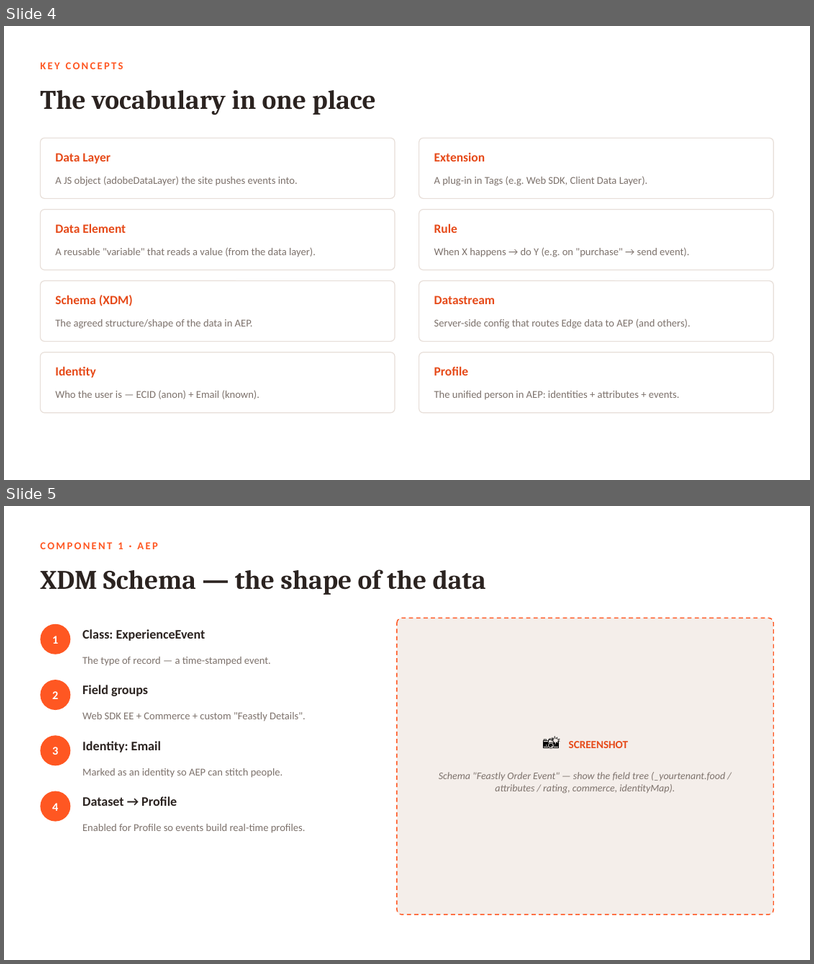
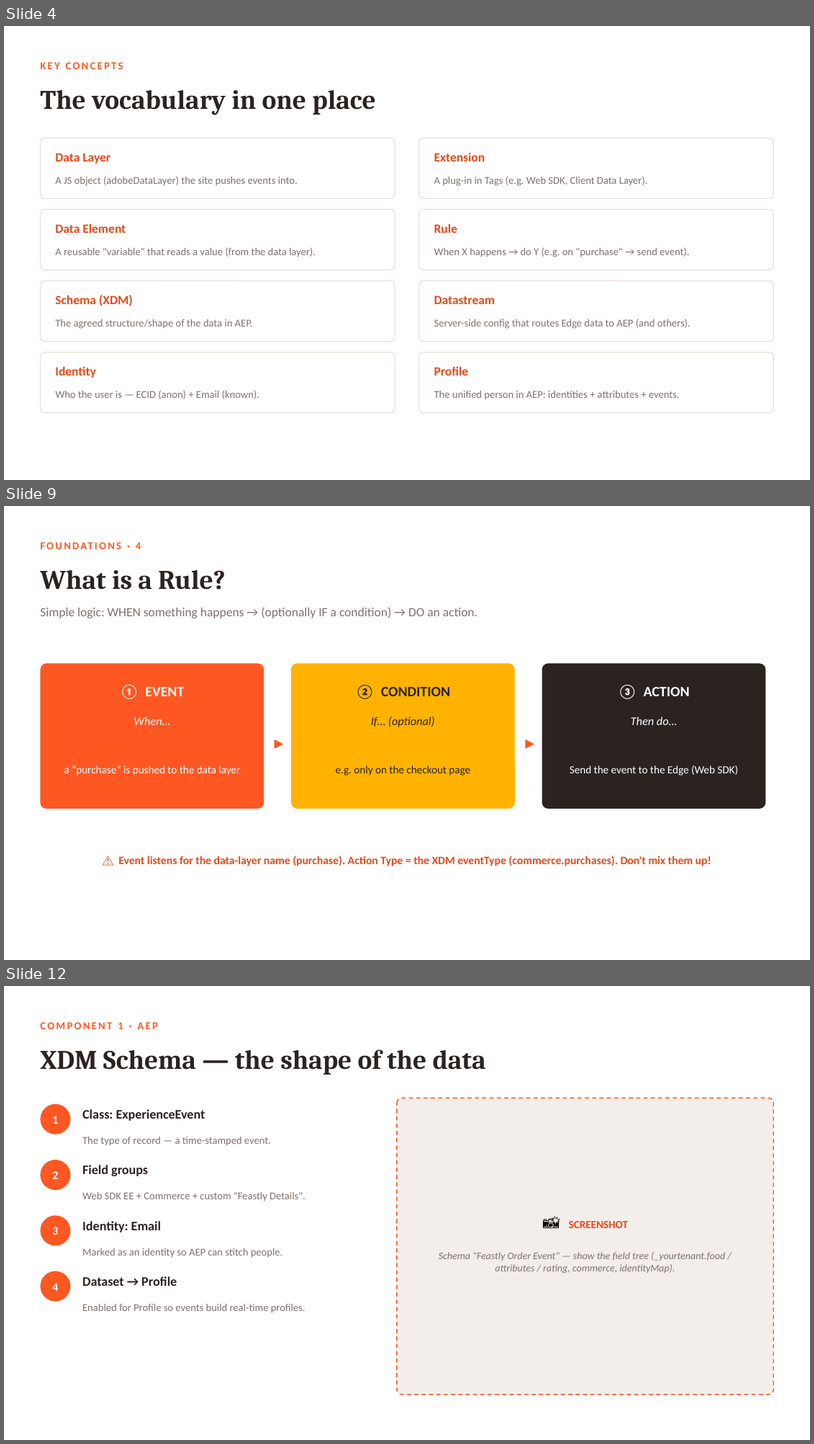
Before and after one commit to princeparvat80/aep-data-collection-food-demo, a slide deck: presentation/Feastly-DataCollection-to-AEP.pptx. Shown one above the other, each under a label of ours: slides 4 and 5 before the commit, slides 4, 9 and 12 after it; the slides between them are not shown. The pictures are 814x964 and 814x1444 pixels, drawn with LibreOffice and Linux fonts; fonts in the diff are those of the drawing. Boxes give left, top, right and bottom in pixels: in the first picture for what was removed or moved away, otherwise in the second. Text is boxed around its words. In the diff, an @@ line names an element or a change of style, - is before the commit and + after.

```diff
--- a/presentation/Feastly-DataCollection-to-AEP.pptx
+++ b/presentation/Feastly-DataCollection-to-AEP.pptx
@@ slide 9 added at <box>4,506,810,960</box>, background #FFFFFF @@
@@ text added at <box>136,542,141,549</box>, 12.5 pt, text #FF5722, bold @@
+FOUNDATIONS · 4
@@ text added at <box>40,570,226,590</box>, 32 pt, text #2B2320, bold @@
+What is a Rule?
@@ text added at <box>40,607,478,618</box>, 15 pt, text #7D726C @@
+Simple logic: WHEN something happens → (optionally IF a condition) → DO an action.
@@ rounded rectangle added at <box>40,663,264,808</box>, fill #FF5722 @@
@@ rounded rectangle added at <box>291,663,515,808</box>, fill #FFB300 @@
@@ rounded rectangle added at <box>543,663,766,808</box>, fill #2B2320 @@
@@ text added at <box>120,685,184,699</box>, 17 pt, text #FFFFFF, bold @@
+① EVENT
@@ text added at <box>355,685,450,699</box>, 17 pt, text #2B2320, bold @@
+② CONDITION
@@ text added at <box>618,685,690,699</box>, 17 pt, text #FFFFFF, bold @@
+③ ACTION
@@ text added at <box>134,716,170,725</box>, 14 pt, text #FFFFFF, italic @@
+When…
@@ text added at <box>371,716,435,727</box>, 14 pt, text #2B2320, italic @@
+If… (optional)
@@ text added at <box>631,716,677,725</box>, 14 pt, text #FFFFFF, italic @@
+Then do…
@@ text added at <box>264,723,294,760</box>, 22 pt, text #FF5722, bold @@
+▸
@@ text added at <box>515,723,545,760</box>, 22 pt, text #FF5722, bold @@
+▸
@@ text added at <box>64,765,240,775</box>, 13 pt, text #FFFFFF @@
+a “purchase” is pushed to the data layer
@@ text added at <box>336,765,471,775</box>, 13 pt, text #2B2320 @@
+e.g. only on the checkout page
@@ text added at <box>570,765,738,775</box>, 13 pt, text #FFFFFF @@
+Send the event to the Edge (Web SDK)
@@ text added at <box>118,855,712,866</box>, 13.5 pt, text #E64A19, bold @@
+⚠️ Event listens for the data-layer name (purchase). Action Type = the XDM eventType (commerce.purchases). Don't mix them up!
@@ what was slide 5 is now slide 12 @@
```
Also in this commit, not shown: 1 slide changed, 6 other slides added, 1 other file.
